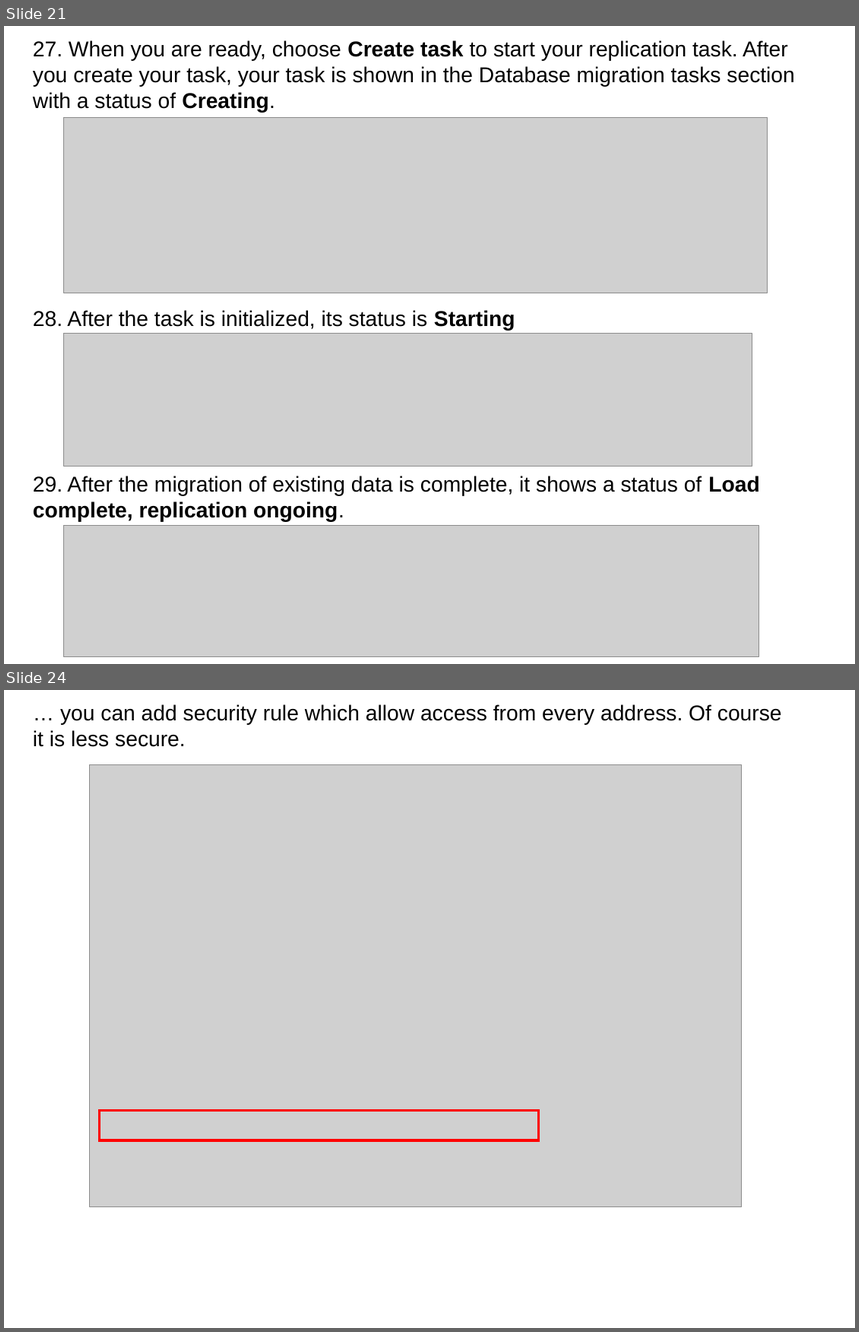
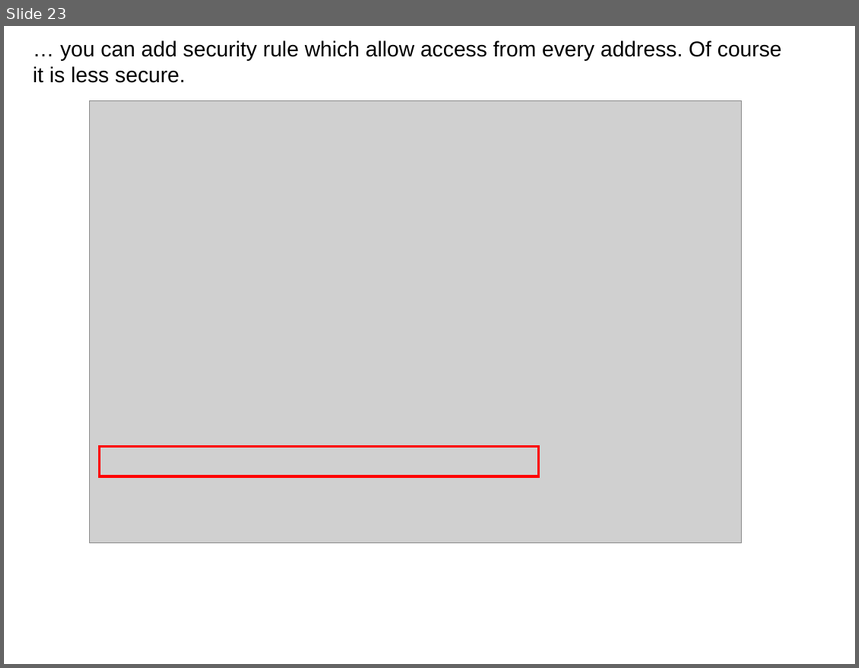
Before and after one commit to j-avdeev/Cloud-Computing-Technology, a slide deck: CCT - lec4 - AWS-RDS DMS.odp. Shown one above the other, each under a label of ours: slides 21 and 24 before the commit, slide 23 after it; the slides between them are not shown. The pictures are 859x1332 and 859x668 pixels, drawn with LibreOffice and Linux fonts; fonts in the diff are those of the drawing; grey boxes stand for pictures. Boxes give left, top, right and bottom in pixels: in the first picture for what was removed or moved away, otherwise in the second. Text is boxed around its words. In the diff, an @@ line names an element or a change of style, - is before the commit and + after.

```diff
--- a/CCT - lec4 - AWS-RDS DMS.odp
+++ b/CCT - lec4 - AWS-RDS DMS.odp
@@ slide 21 removed at <box>4,26,855,664</box>, background #FFFFFF @@
@@ text removed at <box>33,40,794,113</box> @@
-27. When you are ready, choose Create task to start your replication task. After you create your task, your task is shown in the Database migration tasks section with a status of Creating.
@@ picture removed at <box>64,118,768,294</box> @@
@@ text removed at <box>33,310,515,331</box> @@
-28. After the task is initialized, its status is Starting
@@ picture removed at <box>64,334,753,466</box> @@
@@ text removed at <box>33,476,759,522</box> @@
-29. After the migration of existing data is complete, it shows a status of Load complete, replication ongoing.
@@ picture removed at <box>64,526,759,657</box> @@
@@ what was slide 24 is now slide 23 @@
```
Also in this commit, not shown: 3 slides changed, 4 other files.
